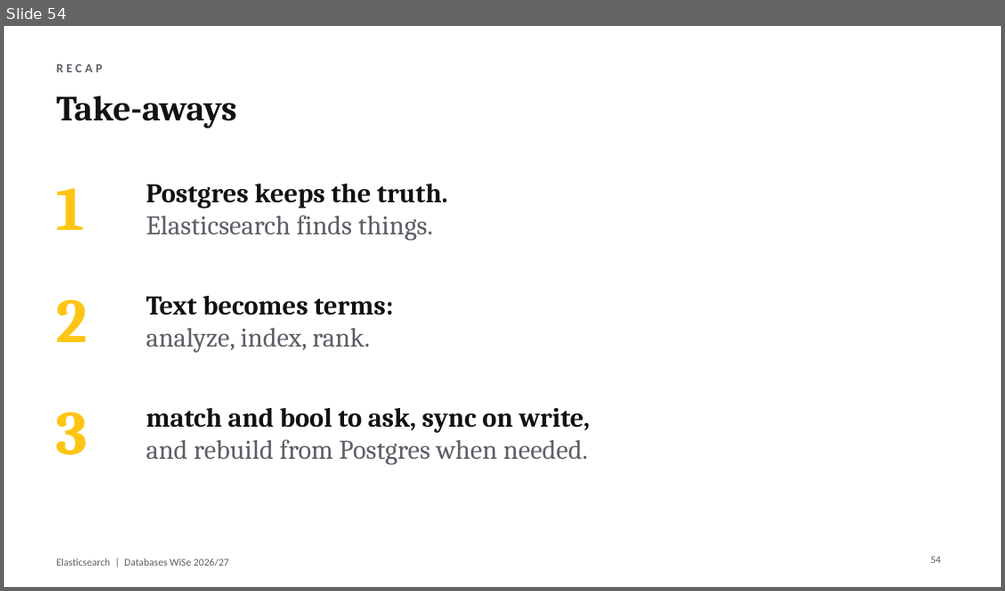
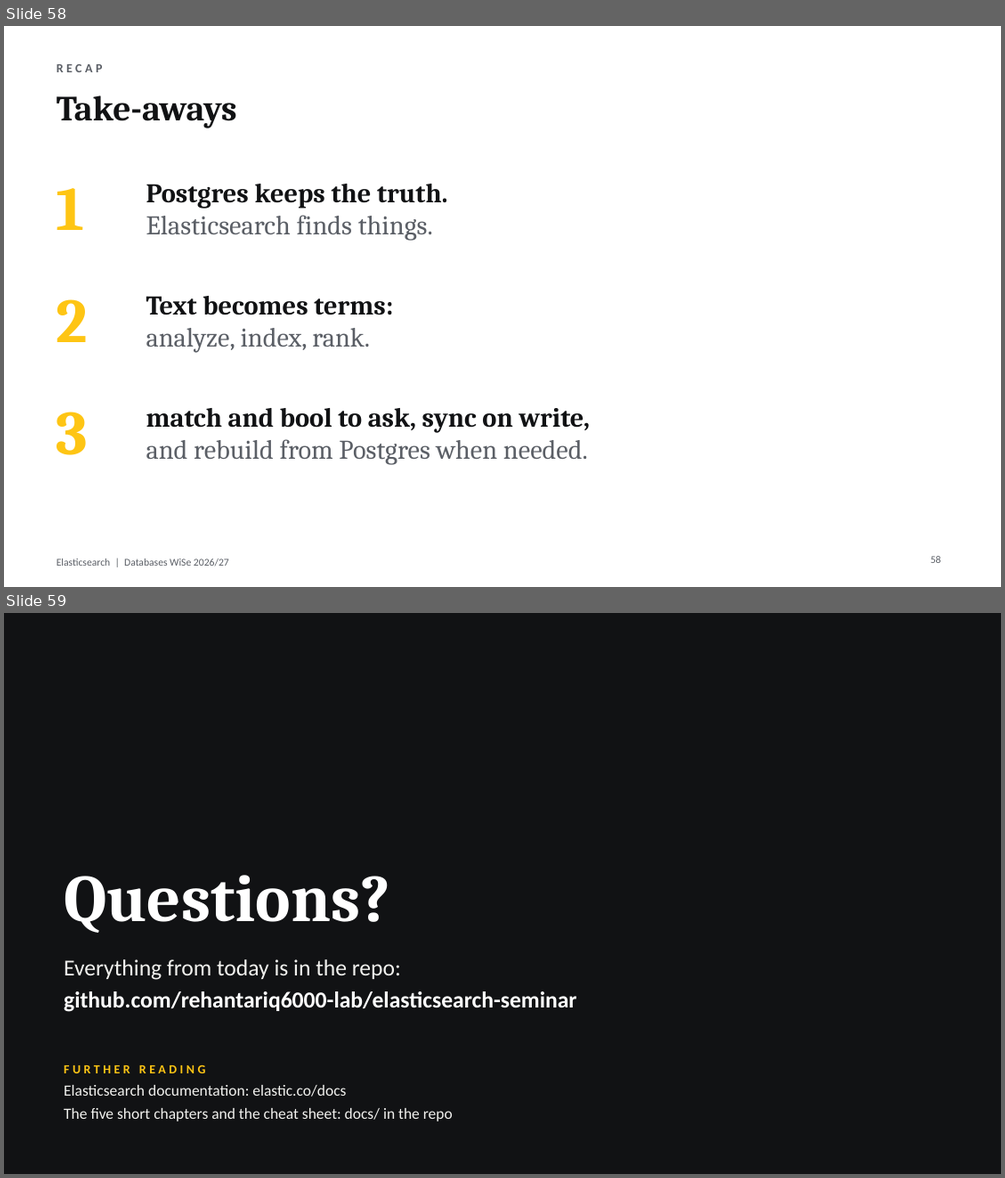
Before and after one commit to rehantariq6000-lab/elasticsearch-seminar, a slide deck: slides/Elasticsearch(RS).pptx. Shown one above the other, each under a label of ours: slide 54 before the commit, slides 58 and 59 after it. The pictures are 1005x591 and 1005x1178 pixels, drawn with LibreOffice and Linux fonts; fonts in the diff are those of the drawing. Boxes give left, top, right and bottom in pixels: in the first picture for what was removed or moved away, otherwise in the second. Text is boxed around its words. In the diff, an @@ line names an element or a change of style, - is before the commit and + after.

```diff
--- a/slides/Elasticsearch(RS).pptx
+++ b/slides/Elasticsearch(RS).pptx
@@ slide 59 added at [4,613,1001,1174], background #FFFFFF @@
@@ rectangle added at [4,613,1001,1174], fill #111214 @@
@@ title added at [64,875,390,933], 64 pt, text #FFFFFF, bold @@
+Questions?
@@ text added at [64,959,576,1012], 22 pt, text #FFFFFF, bold @@
+Everything from today is in the repo:
+github.com/rehantariq6000-lab/elasticsearch-seminar
@@ text added at [64,1065,453,1121], 15 pt, text #F1F1EE @@
+FURTHER READING
+Elasticsearch documentation: elastic.co/docs
+The five short chapters and the cheat sheet: docs/ in the repo
@@ what was slide 54 is now slide 58 @@
@@ page number at [930,556,941,563]: text changed @@
-54
+58
```
Also in this commit, not shown: 6 slides changed, 4 other slides added, 1 slide removed, 1 other file.
